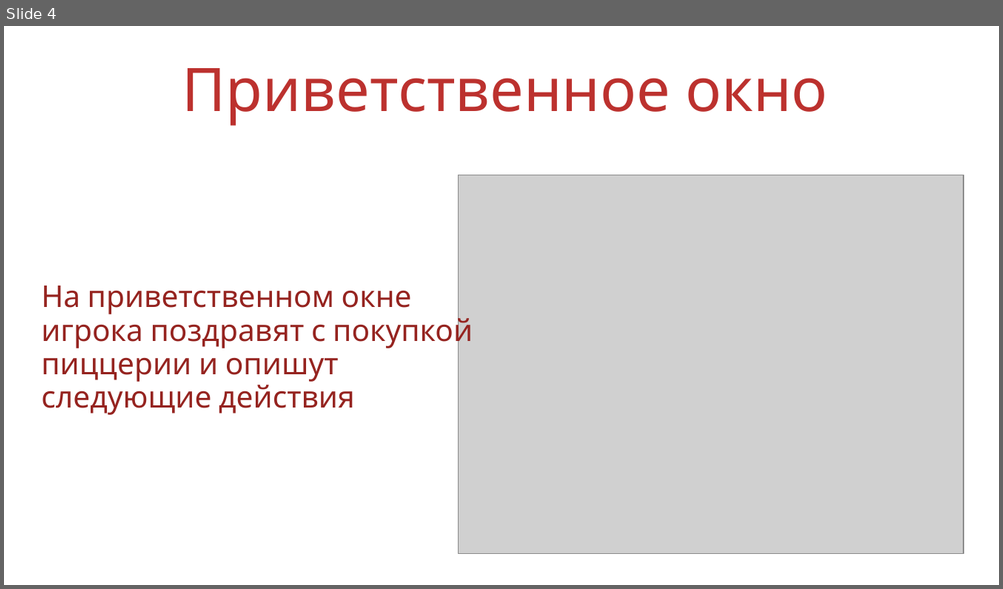
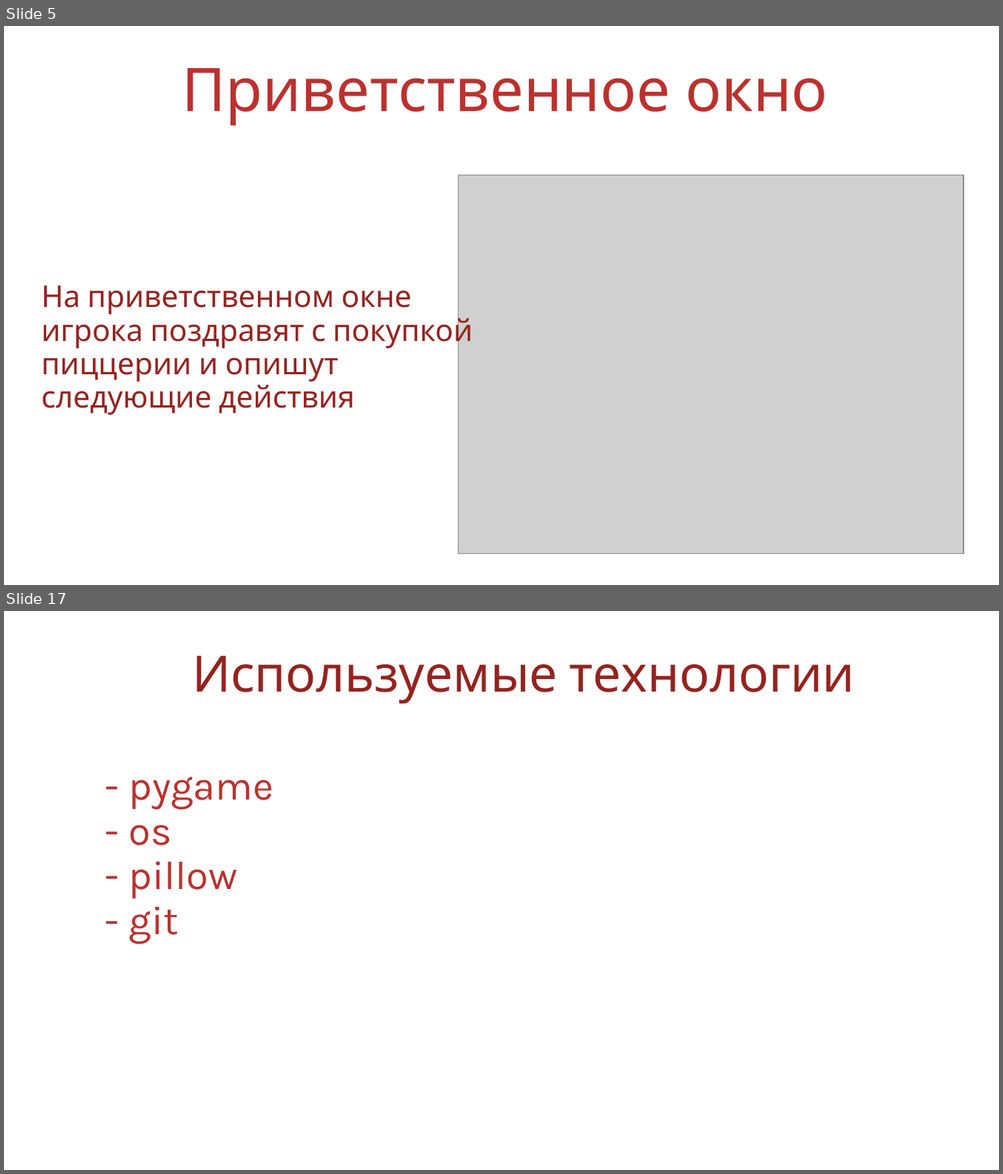
Before and after one commit to KsenyaShestakova/pygame_project, a slide deck: Защита/презентация пицца.ppt. Shown one above the other, each under a label of ours: slide 4 before the commit, slides 5 and 17 after it; the slides between them are not shown. The pictures are 1003x589 and 1003x1174 pixels, drawn with LibreOffice and Linux fonts; fonts in the diff are those of the drawing; grey boxes stand for pictures; background and template pictures are left out. Boxes give left, top, right and bottom in pixels: in the first picture for what was removed or moved away, otherwise in the second. Text is boxed around its words. In the diff, an @@ line names an element or a change of style, - is before the commit and + after.

```diff
--- a/Защита/презентация пицца.ppt
+++ b/Защита/презентация пицца.ppt
@@ slide 17 added at bbox=[4, 611, 999, 1170], background picture (left out) @@
@@ text added at bbox=[192, 655, 854, 704], 40 pt, text #95231F @@
+Используемые технологии
@@ text added at bbox=[129, 777, 273, 944], 32 pt, text #BC312E @@
+- pygame
+- os
+- pillow
+- git
@@ what was slide 4 is now slide 5 @@
```
Also in this commit, not shown: 3 slides changed, 9 other slides added, 6 other files.
